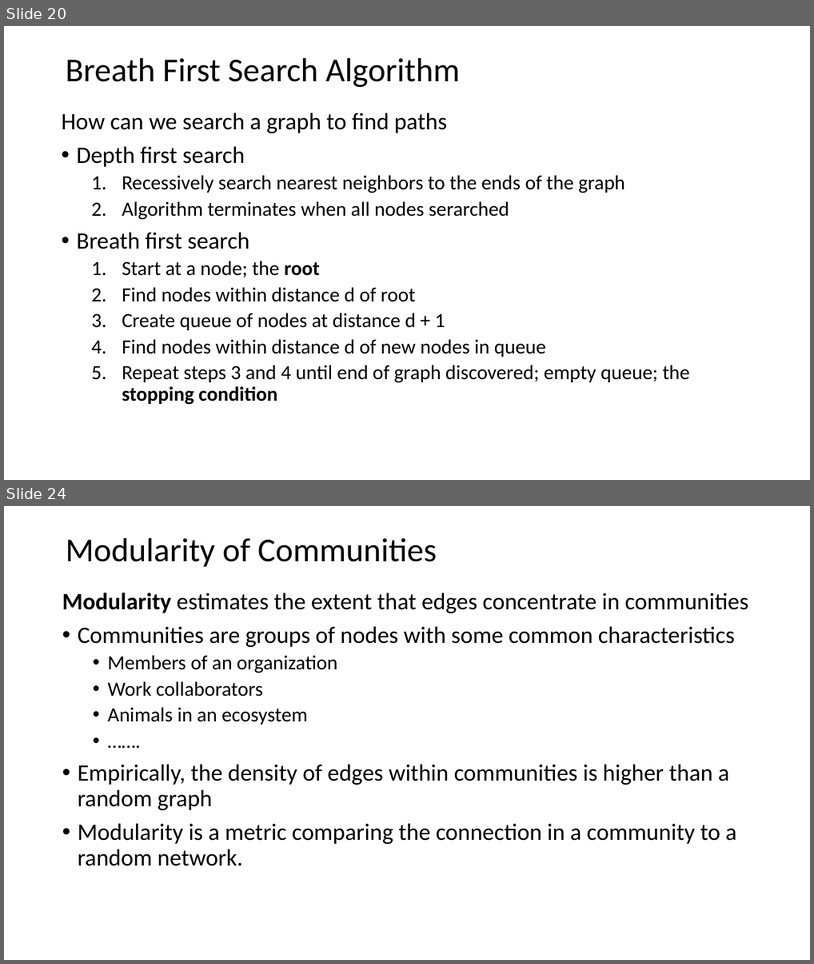
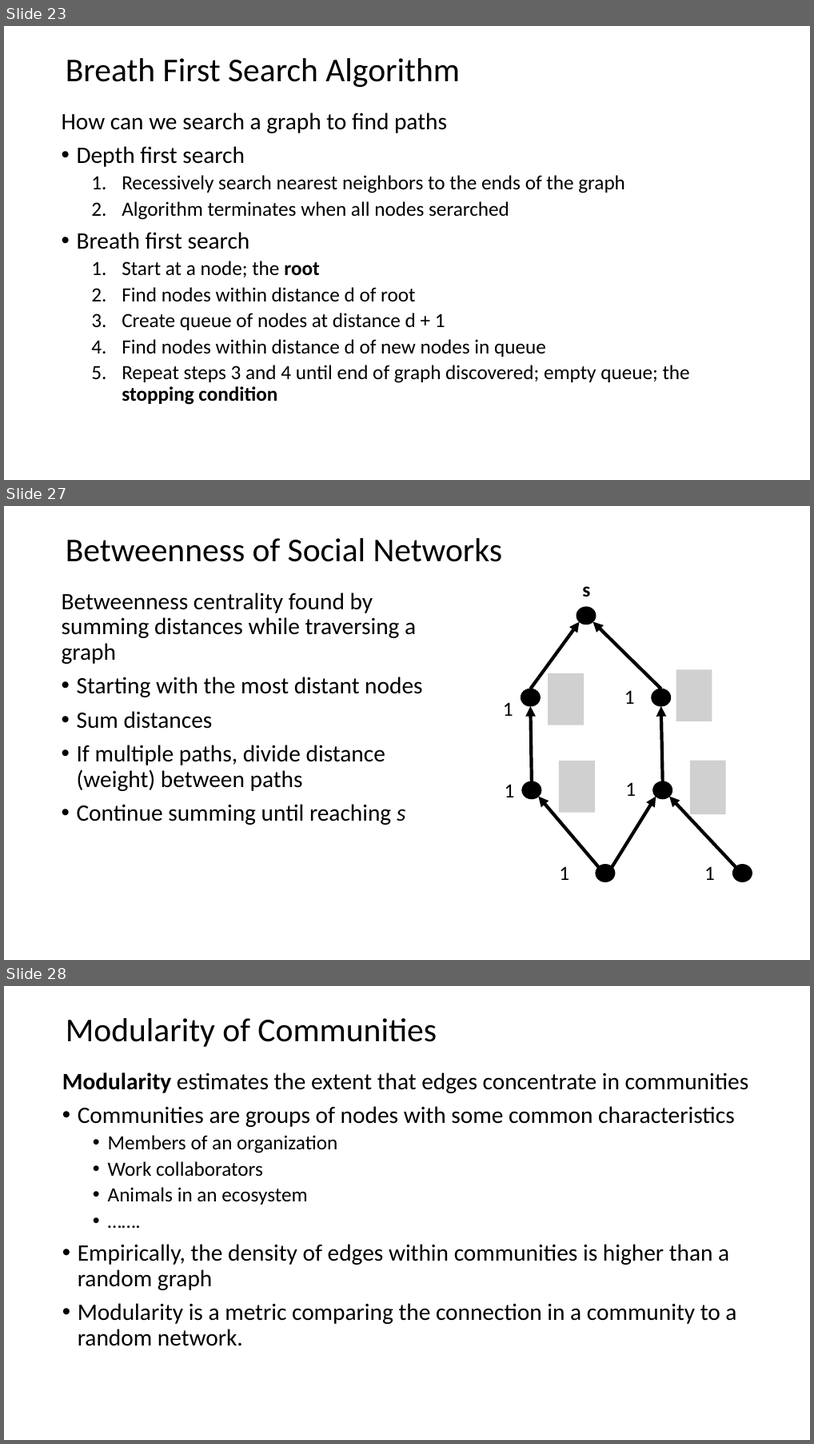
Before and after one commit to StephenElston/CSCI-E-108, a slide deck: slides/9_SocialNetworkAnalysis.pptx. Shown one above the other, each under a label of ours: slides 20 and 24 before the commit, slides 23, 27 and 28 after it; the slides between them are not shown. The pictures are 814x964 and 814x1444 pixels, drawn with LibreOffice and Linux fonts; fonts in the diff are those of the drawing; grey boxes stand for pictures. Boxes give left, top, right and bottom in pixels: in the first picture for what was removed or moved away, otherwise in the second. Text is boxed around its words. In the diff, an @@ line names an element or a change of style, - is before the commit and + after.

```diff
--- a/slides/9_SocialNetworkAnalysis.pptx
+++ b/slides/9_SocialNetworkAnalysis.pptx
@@ slide 27 added at (4, 506, 810, 960), background #FFFFFF @@
@@ title added at (66, 538, 503, 562), 39.6 pt, text #000000 @@
+Betweenness of Social Networks
@@ text added at (62, 592, 422, 824), 28 pt, text #000000 @@
+Betweenness centrality found by summing distances while traversing a graph
+• Starting with the most distant nodes
+• Sum distances
+• If multiple paths, divide distance (weight) between paths
+• Continue summing until reaching s
@@ text added at (582, 586, 590, 596), 24 pt, text #000000, bold @@
+s
@@ arrow added from (531, 688) to (580, 621), #000000 4 pt @@
@@ ellipse added at (577, 607, 596, 624), fill #000000, outline #000000 1 pt @@
@@ arrow added from (662, 688) to (594, 621), #000000 4 pt @@
@@ picture added at (549, 673, 584, 725) @@
@@ picture added at (677, 669, 712, 720) @@
@@ ellipse added at (522, 688, 541, 706), fill #000000, outline #000000 1 pt @@
@@ text added at (625, 690, 635, 704), 24 pt, text #000000 @@
+1
@@ ellipse added at (652, 688, 671, 706), fill #000000, outline #000000 1 pt @@
@@ text added at (503, 702, 514, 716), 24 pt, text #000000 @@
+1
@@ arrow added from (532, 781) to (531, 706), #000000 4 pt @@
@@ arrow added from (663, 781) to (662, 706), #000000 4 pt @@
@@ picture added at (559, 760, 595, 812) @@
@@ picture added at (690, 760, 726, 814) @@
@@ text added at (505, 784, 515, 797), 24 pt, text #000000 @@
+1
@@ ellipse added at (522, 781, 542, 799), fill #000000, outline #000000 1 pt @@
@@ text added at (626, 782, 636, 796), 24 pt, text #000000 @@
+1
@@ ellipse added at (654, 781, 673, 799), fill #000000, outline #000000 1 pt @@
@@ arrow added from (598, 867) to (538, 796), #000000 4 pt @@
@@ arrow added from (613, 867) to (656, 796), #000000 4 pt @@
@@ arrow added from (736, 867) to (670, 796), #000000 4 pt @@
@@ ellipse added at (596, 864, 616, 882), fill #000000, outline #000000 1 pt @@
@@ ellipse added at (734, 864, 753, 882), fill #000000, outline #000000 1 pt @@
@@ text added at (559, 866, 570, 880), 24 pt, text #000000 @@
+1
@@ text added at (705, 866, 715, 880), 24 pt, text #000000 @@
+1
@@ what was slide 20 is now slide 23 @@
@@ what was slide 24 is now slide 28 @@
```
Also in this commit, not shown: 9 slides changed, 3 other slides added.
